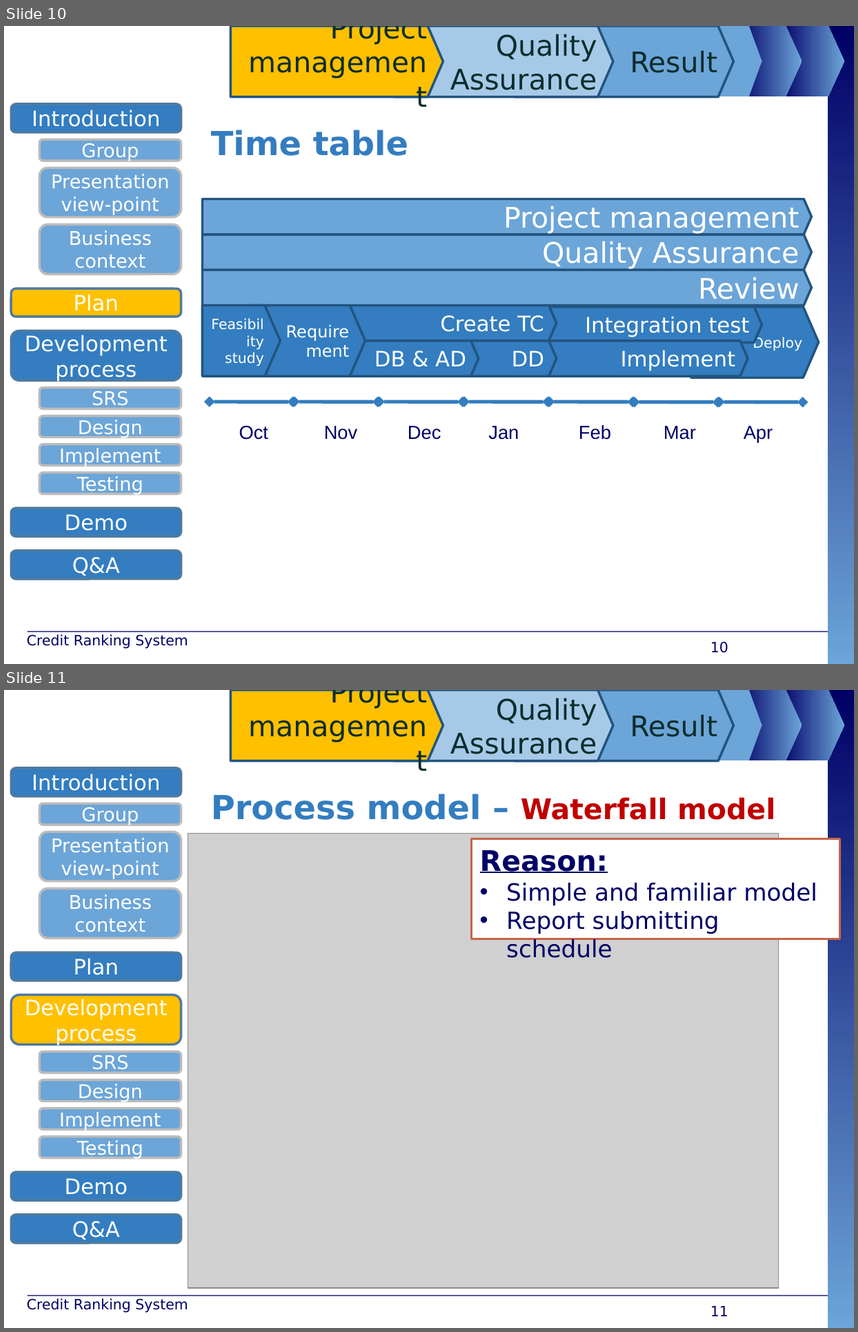
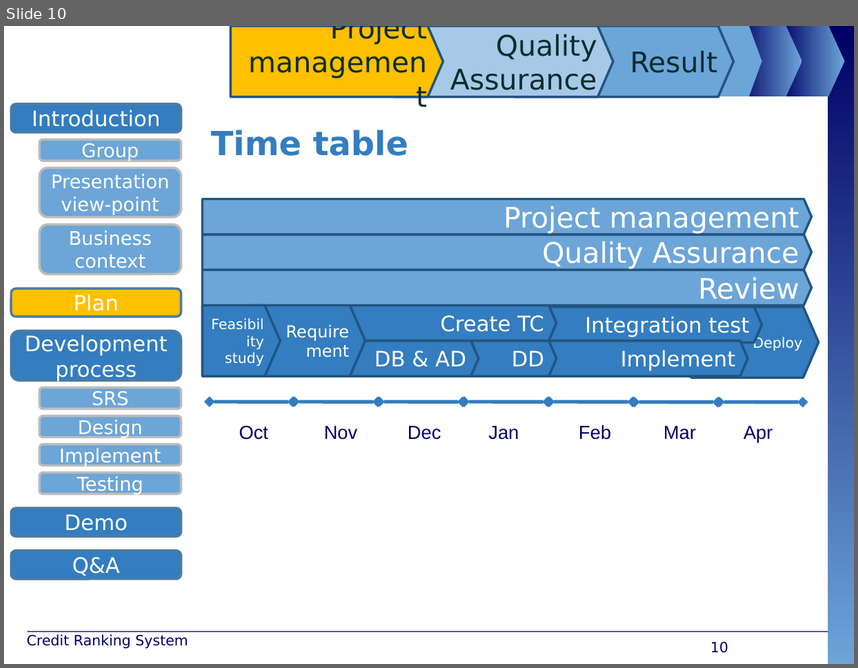
Before and after one commit to maily89/fbdm, a slide deck: Deliverables/FBD - slide.pptx. Shown one above the other, each under a label of ours: slides 10 and 11 before the commit, slide 10 after it. The pictures are 858x1332 and 858x668 pixels, drawn with LibreOffice and Linux fonts; fonts in the diff are those of the drawing; grey boxes stand for pictures; background and template pictures are left out. Boxes give left, top, right and bottom in pixels: in the first picture for what was removed or moved away, otherwise in the second. Text is boxed around its words. In the diff, an @@ line names an element or a change of style, - is before the commit and + after.

Commit message:
Change model

```diff
--- a/Deliverables/FBD - slide.pptx
+++ b/Deliverables/FBD - slide.pptx
@@ slide 11 removed at (x1=4, y1=690, x2=854, y2=1328), background #FFFFFF; not listed: 10 template elements that a slide beside it also shows @@
@@ pentagon arrow removed at (x1=231, y1=690, x2=444, y2=760) @@
-Project management
@@ pentagon arrow removed at (x1=393, y1=690, x2=613, y2=760) @@
-Quality Assurance
@@ pentagon arrow removed at (x1=514, y1=690, x2=733, y2=760) @@
-Result
@@ text removed at (x1=211, y1=793, x2=775, y2=820) @@
-Process model – Waterfall model
@@ picture removed at (x1=188, y1=834, x2=780, y2=1288) @@
@@ rectangle removed at (x1=472, y1=839, x2=840, y2=939) @@
-Reason:
-• Simple and familiar model
-• Report submitting schedule
@@ group removed at (x1=11, y1=768, x2=181, y2=1243): 12 rounded rectangles @@
-Introduction
-Development process
-Demo
-Q&A
-SRS
-Design
-Testing
-Group
-Presentation view-point
-Business context
-Implement
-Plan
@@ text removed at (x1=27, y1=1298, x2=188, y2=1312) @@
-Credit Ranking System
@@ page number removed at (x1=711, y1=1305, x2=728, y2=1316) @@
-11
```
Also in this commit, not shown: 1 slide changed.
